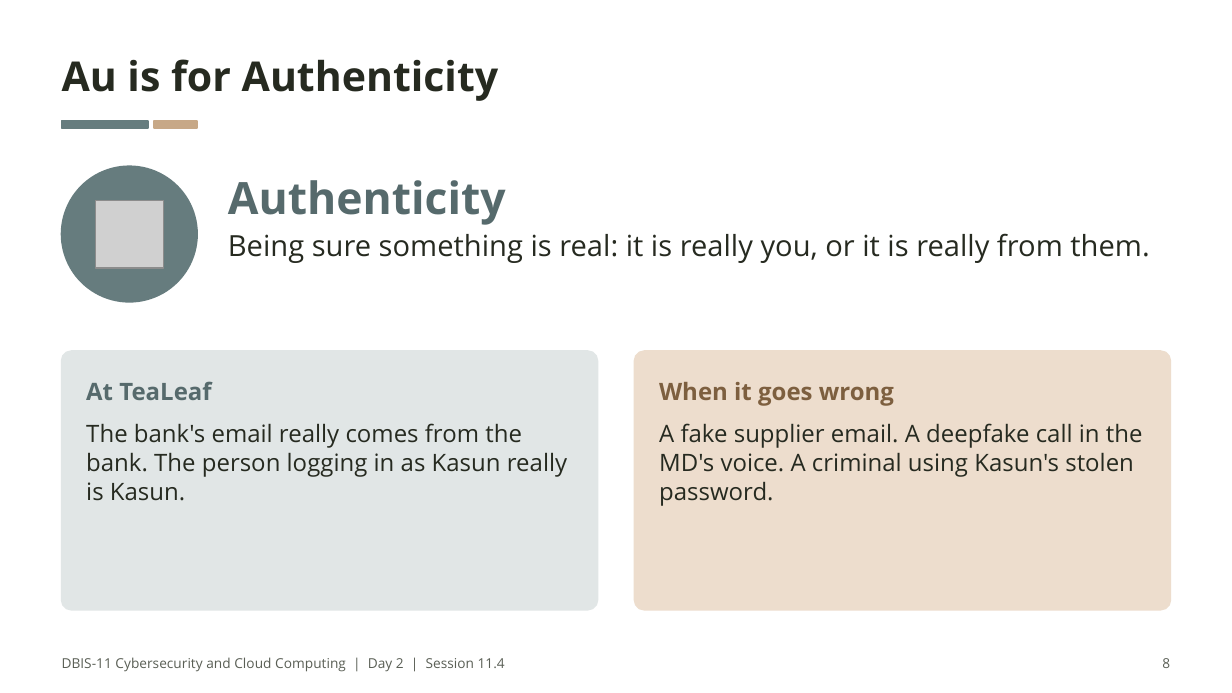
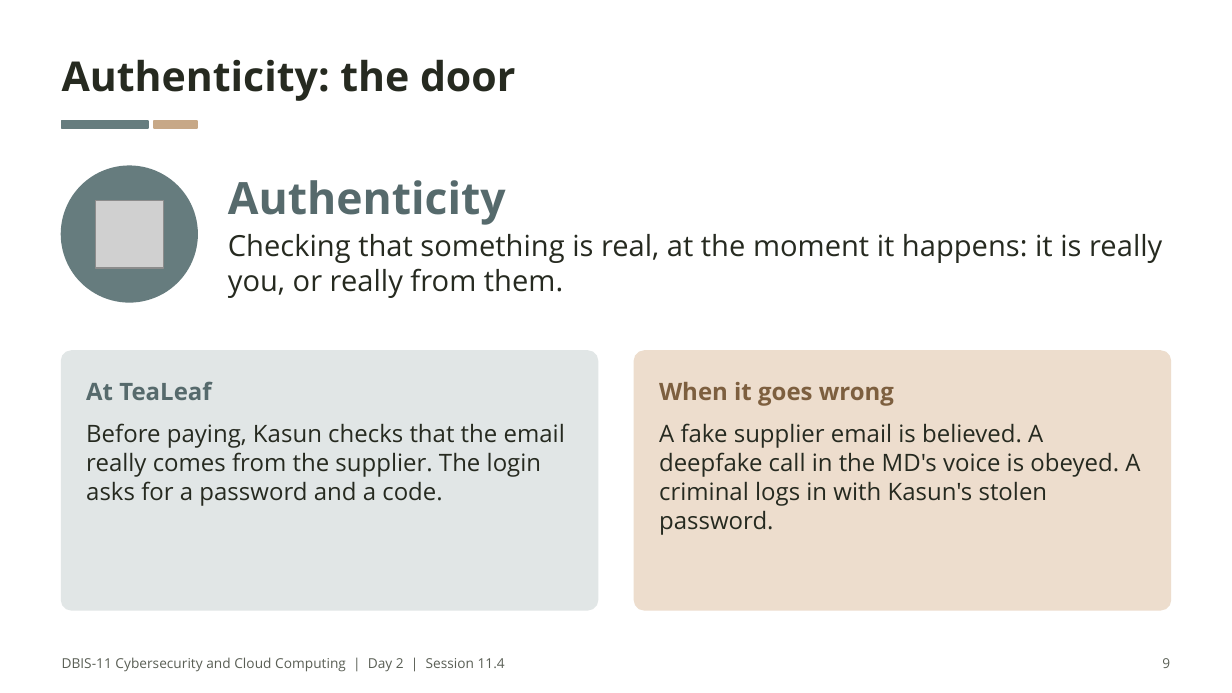
Before and after one commit to nirangadh/DBIS-Cybersecurity-and-Cloud-Computing, a slide deck: slide 9 of slides/11-04-proving-who-you-are.pptx (slide 8 before the commit). Drawn at 1232x693 pixels with LibreOffice and Linux fonts; fonts in the diff are those of the drawing; grey boxes stand for pictures. Boxes give left, top, right and bottom in pixels: in the first picture for what was removed or moved away, otherwise in the second. Text is boxed around its words. In the diff, an @@ line names an element or a change of style, - is before the commit and + after.

```diff
--- a/slides/11-04-proving-who-you-are.pptx
+++ b/slides/11-04-proving-who-you-are.pptx
@@ text at box(62, 59, 515, 101): text changed @@
-Au is for Authenticity
+Authenticity: the door
@@ text at box(228, 234, 1162, 298): text changed @@
-Being sure something is real: it is really you, or it is really from them.
+Checking that something is real, at the moment it happens: it is really you, or really from them.
@@ text at box(86, 423, 565, 506): text changed @@
-The bank's email really comes from the bank. The person logging in as Kasun really is Kasun.
+Before paying, Kasun checks that the email really comes from the supplier. The login asks for a password and a code.
@@ text at box(659, 423, 1140, 535): text changed @@
-A fake supplier email. A deepfake call in the MD's voice. A criminal using Kasun's stolen password.
+A fake supplier email is believed. A deepfake call in the MD's voice is obeyed. A criminal logs in with Kasun's stolen password.
@@ text at box(1162, 658, 1170, 668): text changed @@
-8
+9
```
Also in this commit, not shown: 20 other slides changed, 5 slides added, 27 other files.
